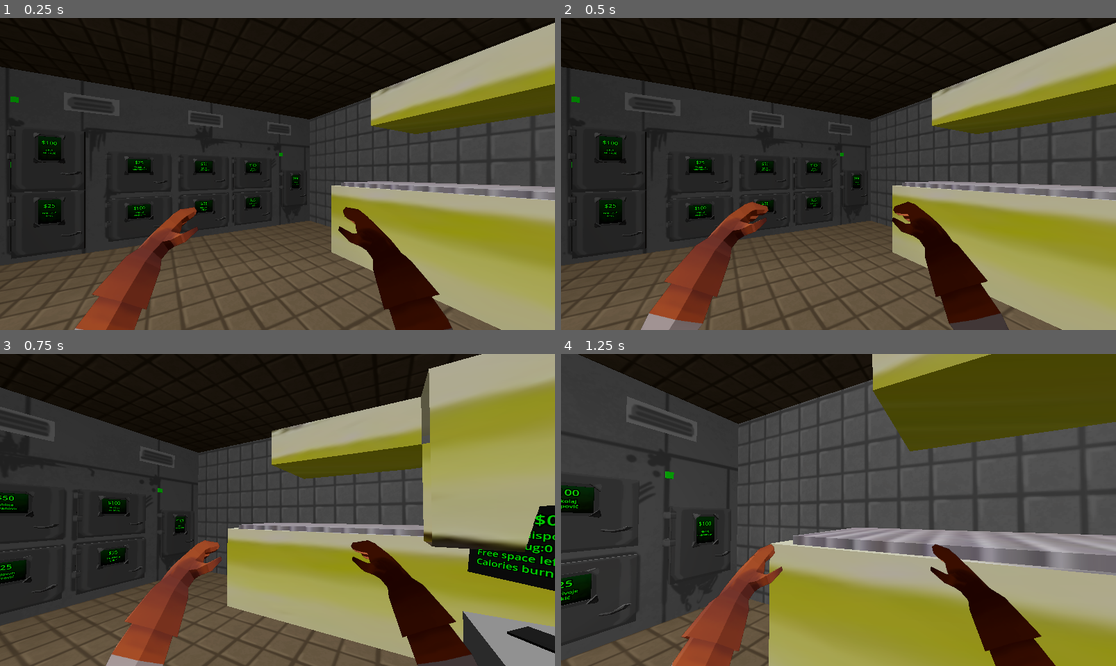
Above: before the commit, frames 1-4 (two rows, left to right).
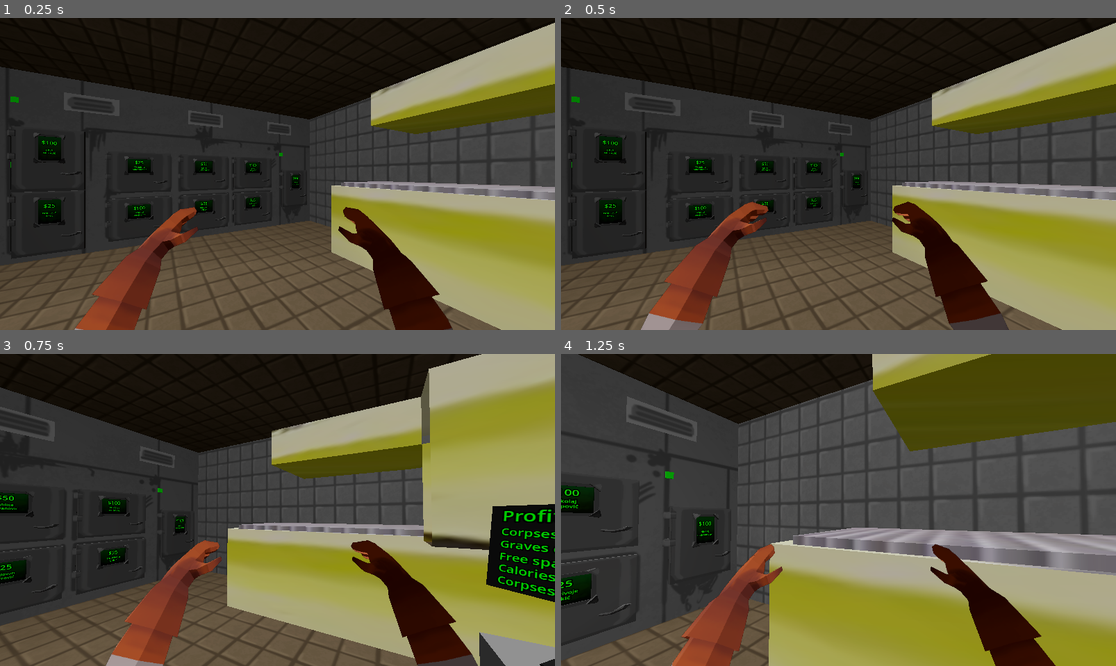
Above: after the commit, the same moments.

Repository: senseibobo/lesinar
Game: Godot game, scene res://world/world.tscn
The game is run twice, just before and just after one commit, with the same random seed, the same clock (stepped at 60 frames per second) and the same inputs. The engine's default icon, where the game draws it, is replaced by a stand-in: a white triangle on a blue panel in a dark square.
Inputs (mouse positions are in pixels of both pictures, inside the frame that each line leads up to):
- Up to frame 1 (0.25 s): no input
- Up to frame 2 (0.5 s): no input
- Up to frame 3 (0.75 s): move the mouse to (305, 510) at 0.52 s; hold W (up) from 0.53 s (still down); tap E (interact) at 0.6 s
- Up to frame 4 (1.25 s): keep holding W (up)

Frames 1-2 are identical in both runs. In frame 3, 3.7% of the frame differs, in the area x 83-100%, y 48-100%; in frame 4, nothing differs.

Commit message:
shredding

Diff:
--- a/disposal/disposal.gd
+++ b/disposal/disposal.gd
@@ -4,8 +4,14 @@
 
 @export var corpse_begin_marker: Marker3D
 
+
+func _ready():
+	ScoreManager.score_acquired.connect(func(): corpses_inside = 0)
+
+
 func _add_corpse_instance(corpse_instance: Corpse):
 	add_child(corpse_instance)
+	ScoreManager.shred_corpse()
 	corpse_instance.position = corpse_begin_marker.position
 	corpse_instance.rotation = corpse_begin_marker.rotation
 	var tween = corpse_instance.create_tween().set_ease(Tween.EASE_IN).set_trans(Tween.TRANS_QUAD)
--- a/score/display/score_display.gd
+++ b/score/display/score_display.gd
@@ -7,6 +7,7 @@
 @export var graves_label: Label3D
 @export var area_label: Label3D
 @export var calories_label: Label3D
+@export var corpses_shredded_label: Label3D
 
 
 func _ready():
@@ -15,6 +16,7 @@
 	ScoreManager.graves_dug_updated.connect(_on_graves_dug_updated)
 	ScoreManager.area_updated.connect(_on_area_updated)
 	ScoreManager.calories_burnt_updated.connect(_on_calories_burnt_updated)
+	ScoreManager.corpses_shredded_updated.connect(_on_corpses_shredded_updated)
 
 
 func _on_score_updated(new_score: float):
@@ -35,3 +37,7 @@
 
 func _on_calories_burnt_updated(new_calories_burnt: float):
 	calories_label.text = str("Calories burnt: ", str(new_calories_burnt).pad_decimals(0),"kcal")
+
+
+func _on_corpses_shredded_updated(new_corpses_shredded: int):
+	corpses_shredded_label.text = str("Corpses shredded: ", new_corpses_shredded, "/5")
--- a/score/display/score_display.tscn
+++ b/score/display/score_display.tscn
@@ -14,13 +14,14 @@
 [sub_resource type="BoxMesh" id="BoxMesh_j1hg6"]
 size = Vector3(0.265, 0.015, 0.13)
 
-[node name="ScoreDisplay" type="Node3D" node_paths=PackedStringArray("score_label", "disposed_label", "graves_label", "area_label", "calories_label")]
+[node name="ScoreDisplay" type="Node3D" node_paths=PackedStringArray("score_label", "disposed_label", "graves_label", "area_label", "calories_label", "corpses_shredded_label")]
 script = ExtResource("1_h5ouo")
 score_label = NodePath("ScreenMesh/ScoreLabel")
 disposed_label = NodePath("ScreenMesh/DisposedLabel")
 graves_label = NodePath("ScreenMesh/GravesLabel")
 area_label = NodePath("ScreenMesh/AreaLabel")
 calories_label = NodePath("ScreenMesh/CaloriesLabel")
+corpses_shredded_label = NodePath("ScreenMesh/ShreddedLabel")
 
 [node name="ScreenMesh" type="MeshInstance3D" parent="."]
 transform = Transform3D(1, 0, 0, 0, 0.985865, 0.167543, 0, -0.167543, 0.985865, 0, 0.336715, 0)
@@ -28,38 +29,45 @@
 mesh = SubResource("BoxMesh_megxn")
 
 [node name="ScoreLabel" type="Label3D" parent="ScreenMesh"]
-transform = Transform3D(1, 0, 0, 0, 1, 0, 0, 0, 1, -0.221597, 0.0906631, 0.0107163)
+transform = Transform3D(1, 0, 0, 0, 1, 0, 0, 0, 1, -0.221597, 0.1057, 0.0100173)
 pixel_size = 0.0015
 modulate = Color(0.0115, 1, 0, 1)
 text = "Profit: $100"
 horizontal_alignment = 0
 
 [node name="DisposedLabel" type="Label3D" parent="ScreenMesh"]
-transform = Transform3D(1, 0, 0, 0, 1, 0, 0, 0, 1, -0.221597, 0.036094, 0.0107163)
+transform = Transform3D(1, 0, 0, 0, 1, 0, 0, 0, 1, -0.221597, 0.0511311, 0.0100173)
 pixel_size = 0.001
 modulate = Color(0.0115, 1, 0, 1)
 text = "Corpses disposed: 55"
 horizontal_alignment = 0
 
 [node name="GravesLabel" type="Label3D" parent="ScreenMesh"]
-transform = Transform3D(1, 0, 0, 0, 1, 0, 0, 0, 1, -0.221597, -0.00570805, 0.0107163)
+transform = Transform3D(1, 0, 0, 0, 1, 0, 0, 0, 1, -0.221597, 0.00932901, 0.0100173)
 pixel_size = 0.001
 modulate = Color(0.0115, 1, 0, 1)
 text = "Graves dug: 5"
 horizontal_alignment = 0
 
 [node name="AreaLabel" type="Label3D" parent="ScreenMesh"]
-transform = Transform3D(1, 0, 0, 0, 1, 0, 0, 0, 1, -0.221597, -0.0475025, 0.0107163)
+transform = Transform3D(1, 0, 0, 0, 1, 0, 0, 0, 1, -0.221597, -0.0324654, 0.0100173)
 pixel_size = 0.001
 modulate = Color(0.0115, 1, 0, 1)
 text = "Free space left: 30m²"
 horizontal_alignment = 0
 
 [node name="CaloriesLabel" type="Label3D" parent="ScreenMesh"]
-transform = Transform3D(1, 0, 0, 0, 1, 0, 0, 0, 1, -0.221597, -0.0864746, 0.0107163)
+transform = Transform3D(1, 0, 0, 0, 1, 0, 0, 0, 1, -0.221597, -0.0714375, 0.0100173)
 pixel_size = 0.001
 modulate = Color(0.0115, 1, 0, 1)
 text = "Calories burnt: 2049kcal"
+horizontal_alignment = 0
+
+[node name="ShreddedLabel" type="Label3D" parent="ScreenMesh"]
+transform = Transform3D(1, 0, 0, 0, 1, 0, 0, 0, 1, -0.221597, -0.111131, 0.0100173)
+pixel_size = 0.001
+modulate = Color(0.0115, 1, 0, 1)
+text = "Corpses shredded: 2/5"
 horizontal_alignment = 0
 
 [node name="HandMesh" type="MeshInstance3D" parent="."]
--- a/score/score_manager.gd
+++ b/score/score_manager.gd
@@ -8,6 +8,7 @@
 signal graves_dug_updated(new_graves_dug: int)
 signal area_updated(new_area: float)
 signal calories_burnt_updated(new_calories_burnt: float)
+signal corpses_shredded_updated(new_corpses_shredded: float)
 
 
 var score: float = 0.0
@@ -16,6 +17,7 @@
 var graves_dug: int = 0
 var area_left: float = 0.0
 var calories_burnt: float = 0.0
+var corpses_shredded: int
 
 
 func _ready():
@@ -26,6 +28,7 @@
 	graves_dug_updated.emit(graves_dug)
 	area_updated.emit(area_left)
 	calories_burnt_updated.emit(calories_burnt)
+	corpses_shredded_updated.emit(corpses_shredded)
 
 
 func on_corpse_disposed(corpse_info: CorpseInfo, grave: Grave):
@@ -57,3 +60,8 @@
 func burn_calories(amount: float):
 	calories_burnt += amount
 	calories_burnt_updated.emit(calories_burnt)
+
+
+func shred_corpse():
+	corpses_shredded += 1
+	corpses_shredded_updated.emit(corpses_shredded)
--- a/soba/mesh/soba.tscn
+++ b/soba/mesh/soba.tscn
@@ -193,11 +193,11 @@
 transform = Transform3D(1, 0, 0, 0, 1, 0, 0, 0, 1, 4.33098, 0.795432, -5.23282)
 
 [node name="ScoreDisplay" parent="." instance=ExtResource("6_yxveo")]
-transform = Transform3D(-1.5019, 0, -1.50189, 0, 2.124, 0, 1.50189, 0, -1.5019, 5.00118, 0.684103, 0.89686)
+transform = Transform3D(-1.5019, 0, -1.50189, 0, 2.124, 0, 1.50189, 0, -1.5019, 4.59963, 0.684103, 0.89686)
 
 [node name="ToolWall" parent="." instance=ExtResource("7_78w2x")]
 transform = Transform3D(-0.7, 0, 1.05697e-07, 0, 0.7, 0, -1.05697e-07, 0, -0.7, 2.28914, 0.725909, 1)
 
 [node name="MeshInstance3D" type="MeshInstance3D" parent="."]
-transform = Transform3D(1, 0, 0, 0, 1, 0, 0, 0, 1, 5, 0.179319, 0.972271)
+transform = Transform3D(1, 0, 0, 0, 1, 0, 0, 0, 1, 4.59174, 0.179319, 0.972271)
 mesh = SubResource("BoxMesh_wp1ov")
--- a/world/world.tscn
+++ b/world/world.tscn
@@ -61,6 +61,7 @@
 [node name="Krematorijum" parent="." instance=ExtResource("5_m8om7")]
 transform = Transform3D(1, 0, 0, 0, 1, 0, 0, 0, 1, 16.1087, 0.385358, 36.1772)
 max_corpses = 5
+value_multiplier = 0.0
 
 [node name="Granice" parent="." instance=ExtResource("6_7h36j")]
 transform = Transform3D(1, 0, 0, 0, 1, 0, 0, 0, 1, 15, 0, 15)
